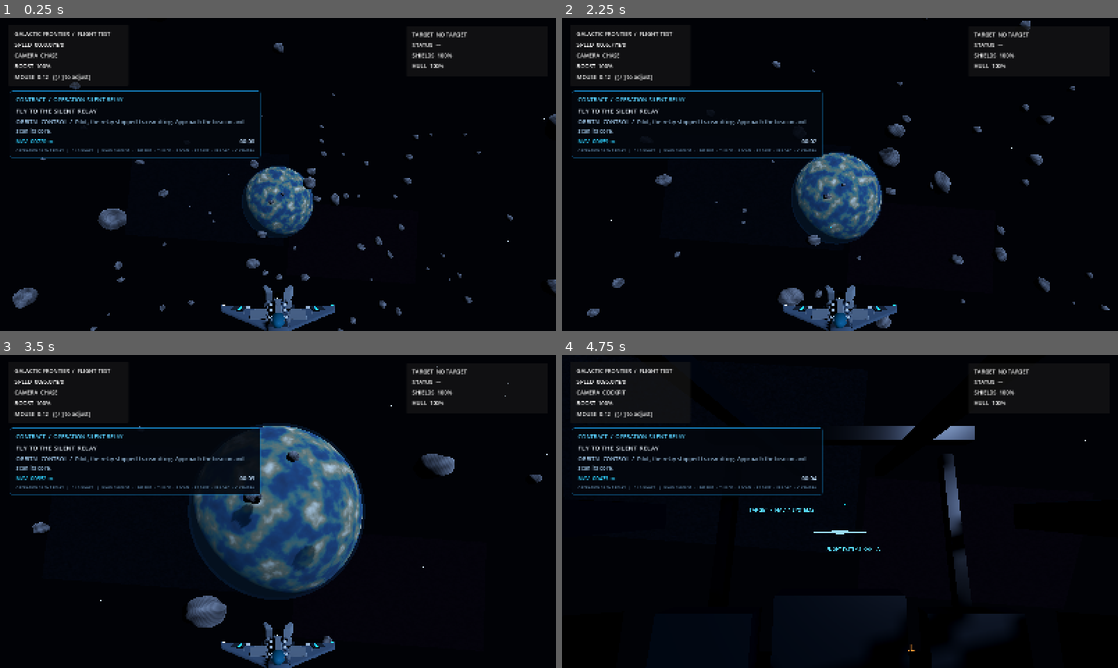
Above: before the commit, frames 1-4 (two rows, left to right).
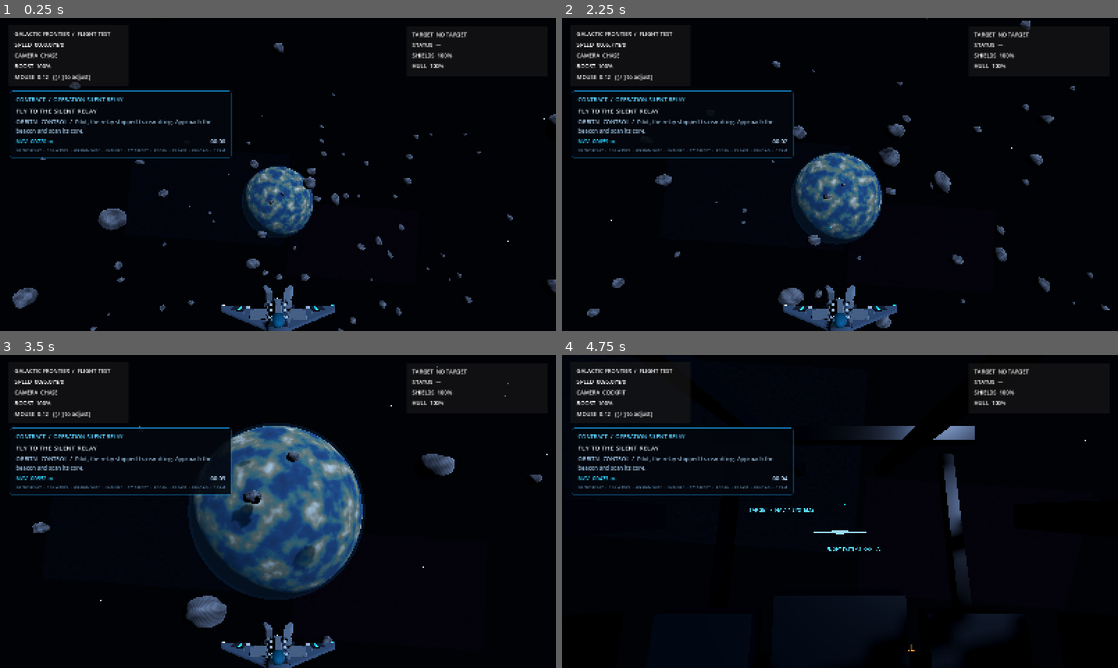
Above: after the commit, the same moments.

Repository: valdissor1990-ui/GALACTIC-FRONTIER
Game: Godot game, scene res://scenes/bootstrap/main.tscn
Two runs of this game, one before a commit and one after it. Both use one fixed random seed, a clock stepped at 60 frames per second and the inputs below.
Inputs (mouse positions are in pixels of both pictures, inside the frame that each line leads up to):
- Up to frame 1 (0.25 s): no input
- Up to frame 2 (2.25 s): tap Enter at 0.5 s; move the mouse to (867, 174) at 0.52 s; hold Shift (boost) 0.53-1.28 s; hold W (move_forward) from 0.53 s (still down); move the mouse to (812, 174) at 1.27 s; click (812, 174) at 1.35 s; move the mouse to (851, 168) at 2.02 s; hold Y (target_clear) from 2.03 s (still down)
- Up to frame 3 (3.5 s): keep holding W (move_forward); move the mouse to (272, 517) at 2.77 s; release Y (target_clear) at 2.78 s; tap T (target_lock) at 2.85 s
- Up to frame 4 (4.75 s): keep holding W (move_forward); move the mouse to (878, 514) at 3.52 s; hold C (toggle_camera) 3.53-4.28 s; move the mouse to (795, 508) at 4.27 s; tap F at 4.35 s

The runs differ from the first frame. In frame 1, 0.6% of the frame differs, in the area x 2-47%, y 23-45%; in frame 2, 0.7%; in frame 3, 1.5%; in frame 4, 0.6%.

Commit message:
Compact mission control legend to fit the HUD

Diff:
--- a/scripts/demo/demo_mission_director.gd
+++ b/scripts/demo/demo_mission_director.gd
@@ -313,7 +313,7 @@
 		completed_waves = 3 + wave_index - 1
 	elif stage == MissionStage.RETURN_HOME or stage == MissionStage.COMPLETE:
 		completed_waves = 6
-	_progress_label.text = "OPERATION SILENT RELAY   |   %d / %d WAVES   |   WASD / MOUSE  •  LMB FIRE  •  T LOCK  •  F SCAN  •  F5 SAVE  •  F9 LOAD  •  C CAMERA" % [completed_waves, total_waves]
+	_progress_label.text = "SILENT RELAY  •  %d / %d WAVES  •  WASD/MOUSE  •  LMB FIRE  •  T/Y TARGET  •  F SCAN  •  F5 SAVE  •  F9 LOAD  •  C CAM" % [completed_waves, total_waves]
 
 
 func _build_mission_hud() -> void:
